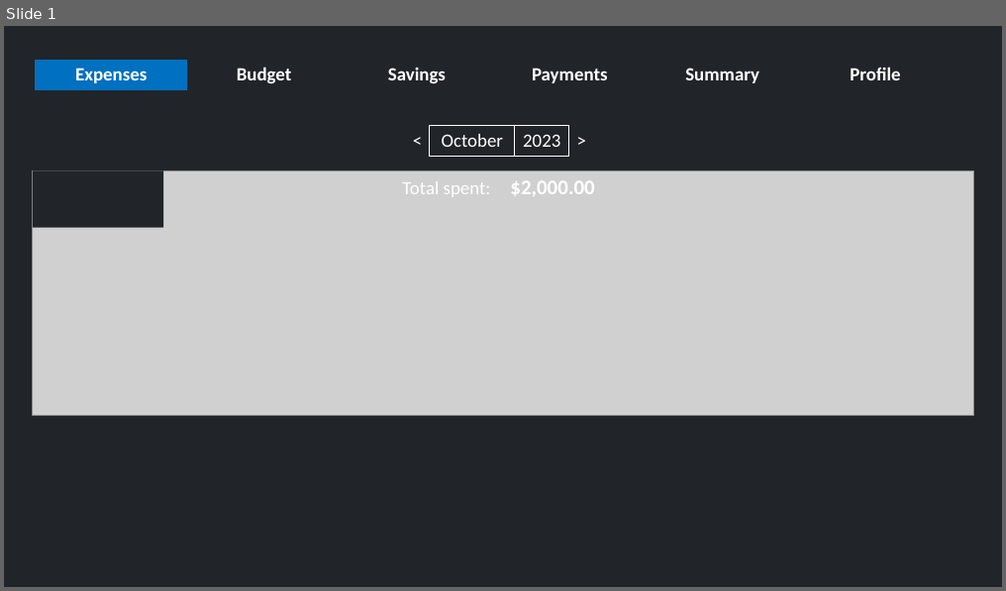
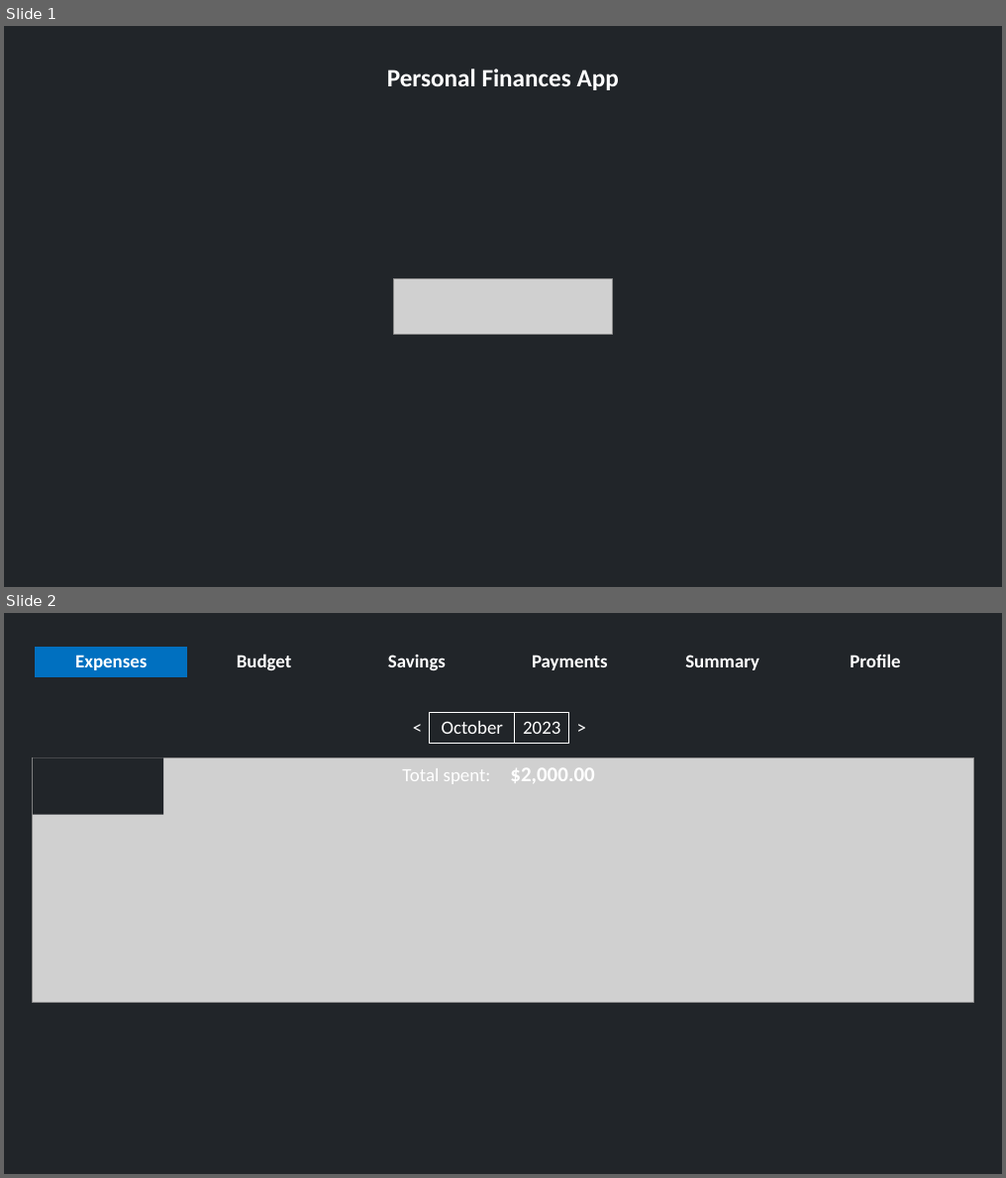
Before and after one commit to Daniel-dadu/ExpensesWebApp, a slide deck: front-end/MockupSimpleDesign.pptx. Shown one above the other, each under a label of ours: slide 1 before the commit, slides 1 and 2 after it. The pictures are 1006x591 and 1006x1178 pixels, drawn with LibreOffice and Linux fonts; fonts in the diff are those of the drawing; grey boxes stand for pictures. Boxes give left, top, right and bottom in pixels: in the first picture for what was removed or moved away, otherwise in the second. Text is boxed around its words. In the diff, an @@ line names an element or a change of style, - is before the commit and + after.

```diff
--- a/front-end/MockupSimpleDesign.pptx
+++ b/front-end/MockupSimpleDesign.pptx
@@ slide 1 added at (4,26,1002,587), background #212529 @@
@@ table added at (4,60,1002,97), 1 rows, 1 columns @@
+Personal Finances App
@@ picture added at (394,279,612,335) @@
@@ what was slide 1 is now slide 2 @@
```
Also in this commit, not shown: 4 slides changed, 2 other files.
